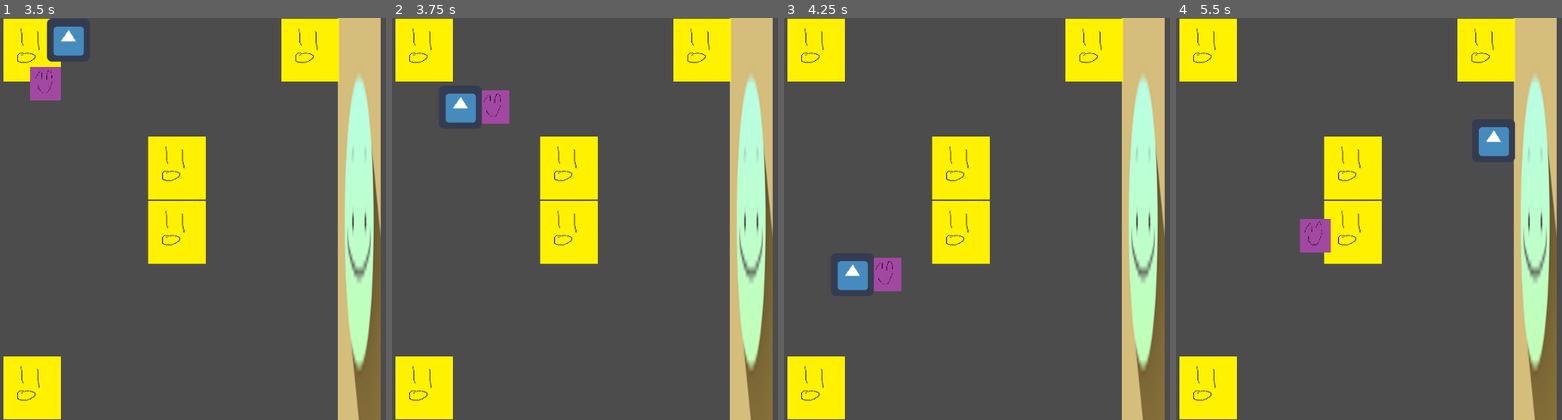
Above: before the commit, frames 1-4 (left to right).
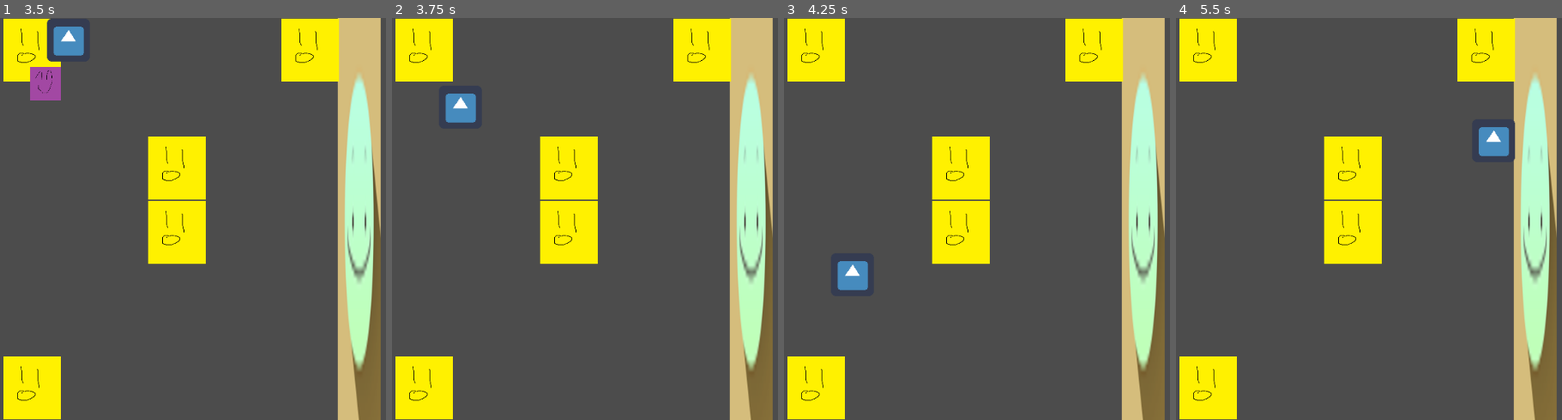
Above: after the commit, the same moments.

Repository: Lucianono/DinerWithMonster
Game: Godot game, scene res://on-site.tscn
Same seed, same stepped clock (60 frames per second), same inputs: the game is played once before the commit and once after it. The engine's default icon, where the game draws it, is replaced by a stand-in: a white triangle on a blue panel in a dark square.
Inputs (mouse positions are in pixels of both pictures, inside the frame that each line leads up to):
- Up to frame 1 (3.5 s): tap Enter at 0.5 s; move the mouse to (308, 299) at 0.52 s; hold Up (ui_up) 0.53-2.03 s; click (308, 299) at 0.67 s; move the mouse to (outside the picture) at 1.27 s; tap Space at 2 s; move the mouse to (138, 158) at 2.02 s; hold Left (ui_left) from 2.03 s (still down); move the mouse to (378, 219) at 2.77 s; click (378, 219) at 2.92 s
- Up to frame 2 (3.75 s): tap Enter at 3.5 s; move the mouse to (631, 118) at 3.52 s; release Left (ui_left) at 3.53 s; hold Down (ui_down) from 3.53 s (still down)
- Up to frame 3 (4.25 s): keep holding Down (ui_down)
- Up to frame 4 (5.5 s): move the mouse to (outside the picture) at 4.27 s; release Down (ui_down) at 4.28 s; hold Right (ui_right) 4.28-5.03 s; move the mouse to (1380, 239) at 5.02 s; hold Up (ui_up) from 5.03 s (still down); click (1380, 239) at 5.17 s

Frame 1 is identical in both runs. In frame 2, 0.6% of the frame differs, in the area x 23-31%, y 17-27%; in frame 3, 0.6%; in frame 4, 0.7%, in the area x 32-41%, y 50-59%.

Commit message:
remove ingr holding when cooking(buggy)

Diff:
--- a/GlobalVar.gd
+++ b/GlobalVar.gd
@@ -2,9 +2,10 @@
 
 var player_holding = []
 var player_dish_holding = null
+var isPlayerCooking = false
 
 func _ready():
-	set_process(false)
+	set_process(true)
 	pass
 
 func _process(_delta):
--- a/dish-entity.gd
+++ b/dish-entity.gd
@@ -50,7 +50,6 @@
 	#destroy when outside the screen
 	if position.x - 100 > screensize.x || position.x + 100 < 0 || position.y + 100 < 0 || position.y - 100 > screensize.y:
 		emit_signal("dish_freed",global_dish_name)
-		print("uwu")
 		queue_free()
 
 #for left clicking
--- a/ingredient-entity.gd
+++ b/ingredient-entity.gd
@@ -64,6 +64,12 @@
 		emit_signal("ingredient_freed",global_ingr_name)
 		queue_free()
 
+	#destroy when cooked
+	if GlobalVar.isPlayerCooking && global_ingr_name in GlobalVar.player_holding:
+		GlobalVar.player_holding.erase(global_ingr_name)
+		emit_signal("ingredient_freed",global_ingr_name)
+		queue_free()
+
 #for left clicking
 func _unhandled_input(event):
 	if event is InputEventMouseButton:
--- a/magical-grill.gd
+++ b/magical-grill.gd
@@ -11,6 +11,7 @@
 func _on_Area2D_area_entered(area):
 	if(area.get_name() == "caldo-area"):
 
+		GlobalVar.isPlayerCooking = true
 		match GlobalVar.player_holding :
 			["squid"]:
 				dish_created = "Adobo"
@@ -37,9 +38,5 @@
 				print("None")
 
 		print(dish_created)
-
-
-
 		emit_signal("player_cooking",dish_created)
-
 		print("cooking")
